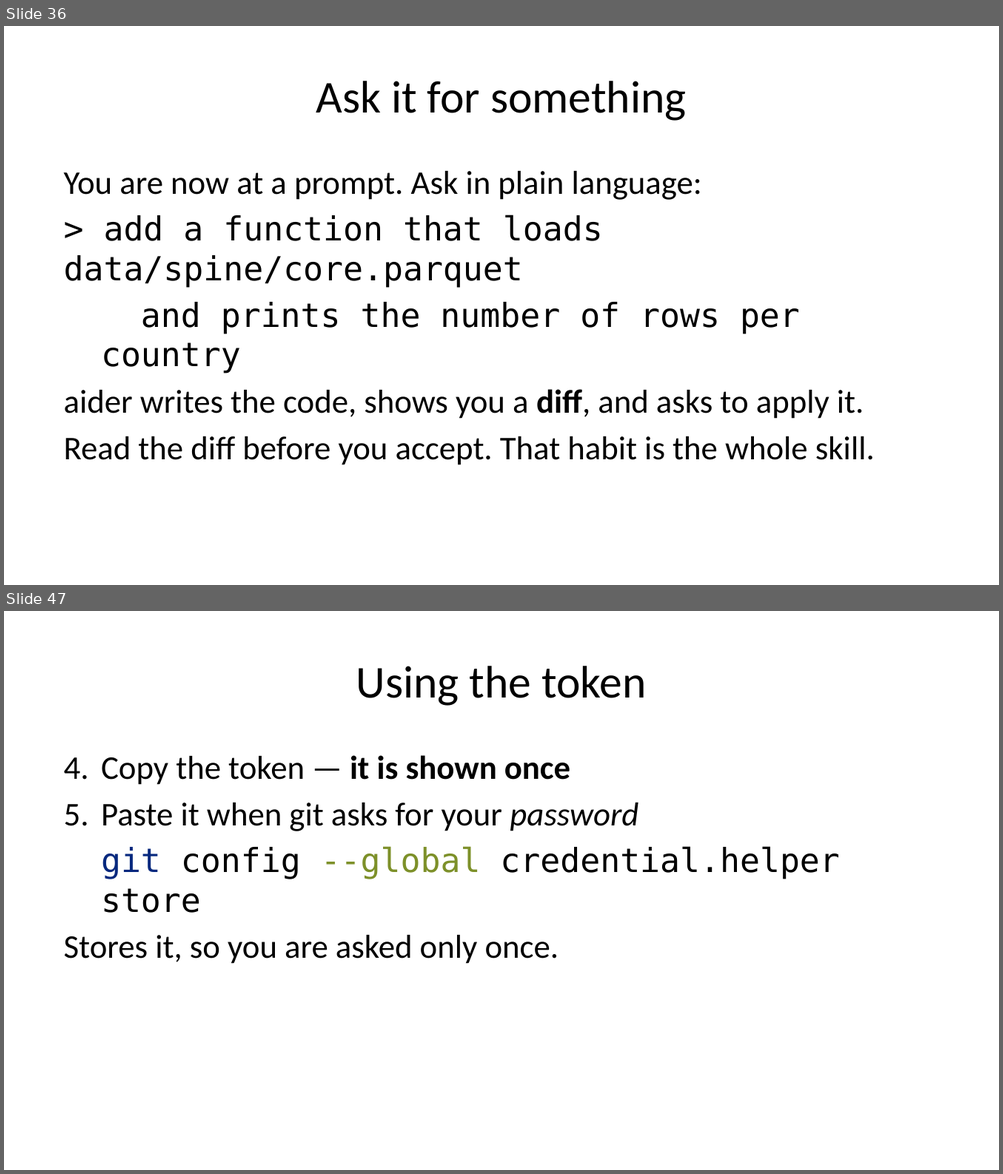
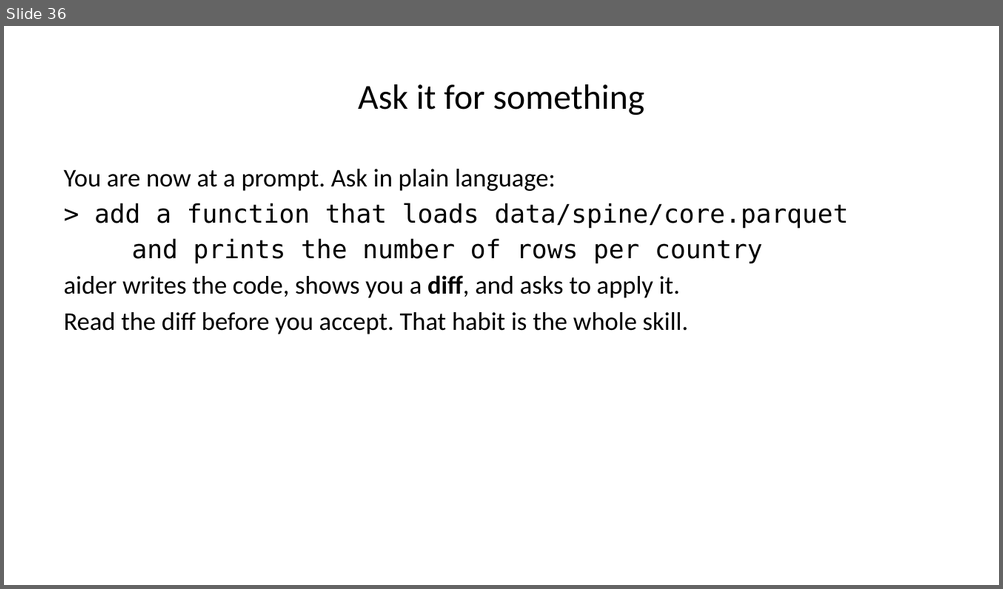
Before and after one commit to warint/quantitative-methods, a slide deck: 01-foundations-scenarios-and-tools/00-pre-session/slides-welcome-and-setup.pptx. Shown one above the other, each under a label of ours: slides 36 and 47 before the commit, slide 36 after it; the slides between them are not shown. The pictures are 1003x1174 and 1003x589 pixels, drawn with LibreOffice and Linux fonts; fonts in the diff are those of the drawing. Boxes give left, top, right and bottom in pixels: in the first picture for what was removed or moved away, otherwise in the second. Text is boxed around its words. In the diff, an @@ line names an element or a change of style, - is before the commit and + after.

```diff
--- a/01-foundations-scenarios-and-tools/00-pre-session/slides-welcome-and-setup.pptx
+++ b/01-foundations-scenarios-and-tools/00-pre-session/slides-welcome-and-setup.pptx
@@ slide 47 removed at [4, 611, 999, 1170], background #FFFFFF @@
@@ title removed at [356, 666, 646, 706] @@
-Using the token
@@ text removed at [64, 755, 839, 964] @@
-4. Copy the token — it is shown once
-5. Paste it when git asks for your password
-git config --global credential.helper store
-Stores it, so you are asked only once.
@@ slide 36 changed as well @@
@@ title "Ask it for something" at [358, 84, 645, 116]: size 33 to 25.5 pt @@
@@ text "You are now at a ..." at [64, 169, 848, 335]: size 24 to 18.5 pt; less space between paragraphs @@
```
Also in this commit, not shown: 46 other slides changed, 11 other slides removed, 44 other files.
